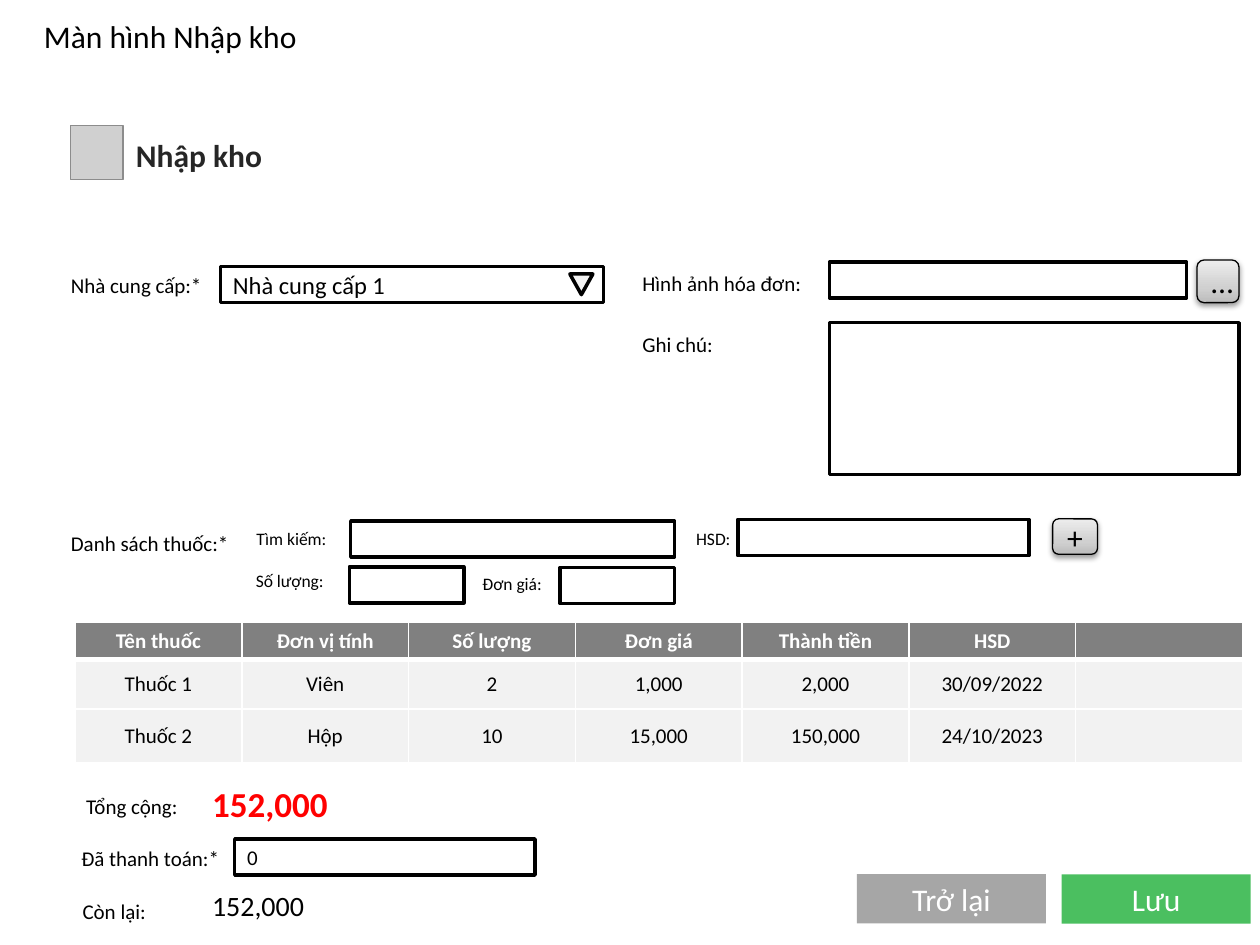
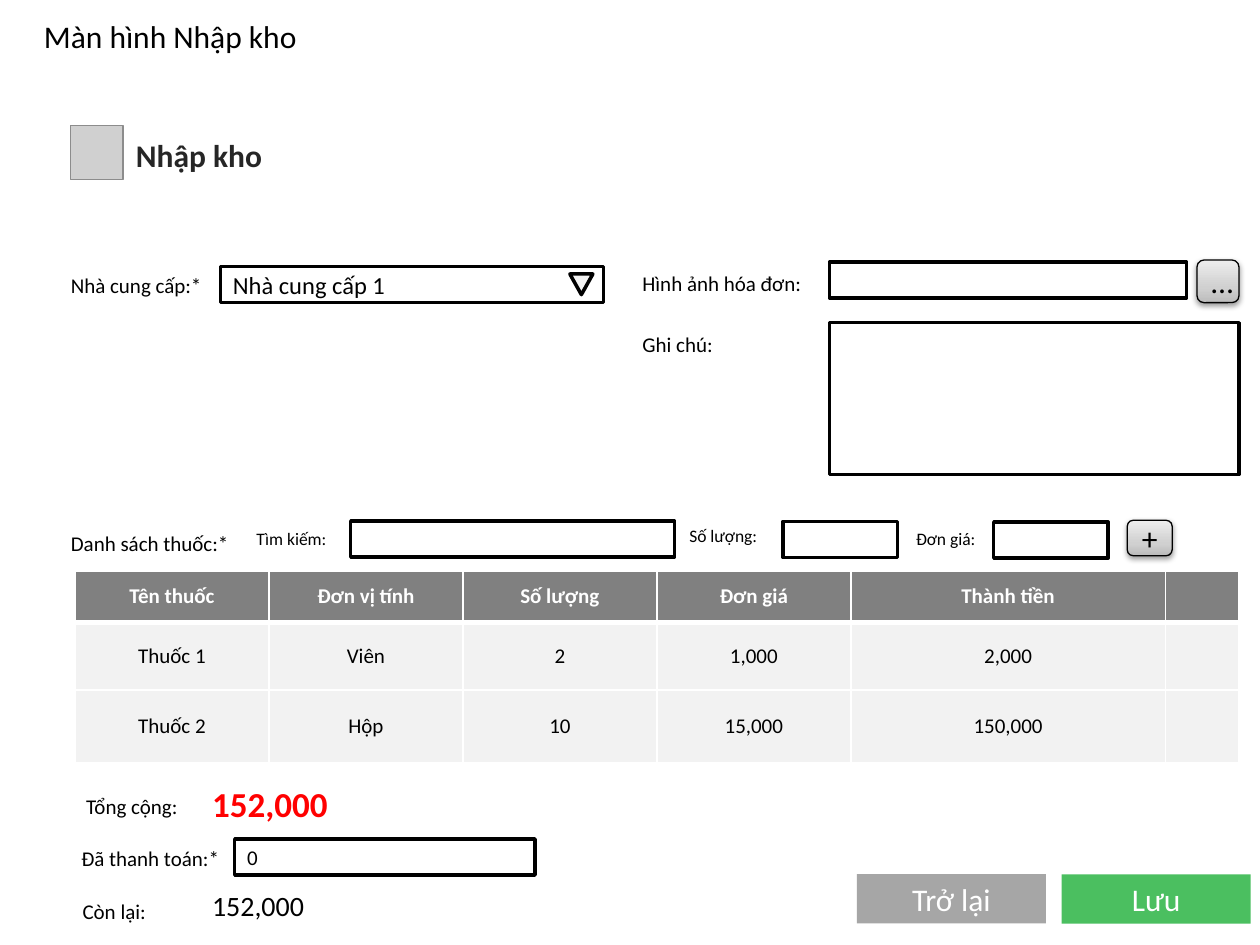
Before and after one commit to TrdHuy/Pharmacy, a slide deck: slide 16 of Pharmacy/UXUI/PagesUI.pptx. Drawn at 1260x945 pixels with LibreOffice and Linux fonts; fonts in the diff are those of the drawing; grey boxes stand for pictures; background and template pictures are left out. Boxes give left, top, right and bottom in pixels: in the first picture for what was removed or moved away, otherwise in the second. Text is boxed around its words. In the diff, an @@ line names an element or a change of style, - is before the commit and + after.

Commit message:
Implement ModifyMedicinePage, Update filter logic of MedicineManagementPage, Update UI
Works:
- Implement ModifyMedicinePage
- Update filter logic of MedicineManagementPage (using Predicate)
- Remove Exp column of Warehouse (ModifyMedicinePage, WarehouseManagement)

```diff
--- a/Pharmacy/UXUI/PagesUI.pptx
+++ b/Pharmacy/UXUI/PagesUI.pptx
@@ text removed at (696,533,730,545) @@
-HSD:
@@ rectangle removed at (738,519,1029,556) @@
@@ 2 texts, 2 rectangles: place and size @@
-2 texts, 2 rectangles at (256,567,675,604)
+2 texts, 2 rectangles at (689,522,1109,558)
@@ rounded rectangle "+": place and size @@
-rounded rectangle "+" at (1052,519,1097,554)
+rounded rectangle "+" at (1128,520,1173,556)
@@ table at (76,571,1240,762) @@
-column 6: HSD | 30/09/2022 | 24/10/2023
@@ table: place and size @@
-table at (76,622,1240,764)
+table at (76,571,1240,762)
```
Also in this commit, not shown: 2 other slides changed, 34 other files.
